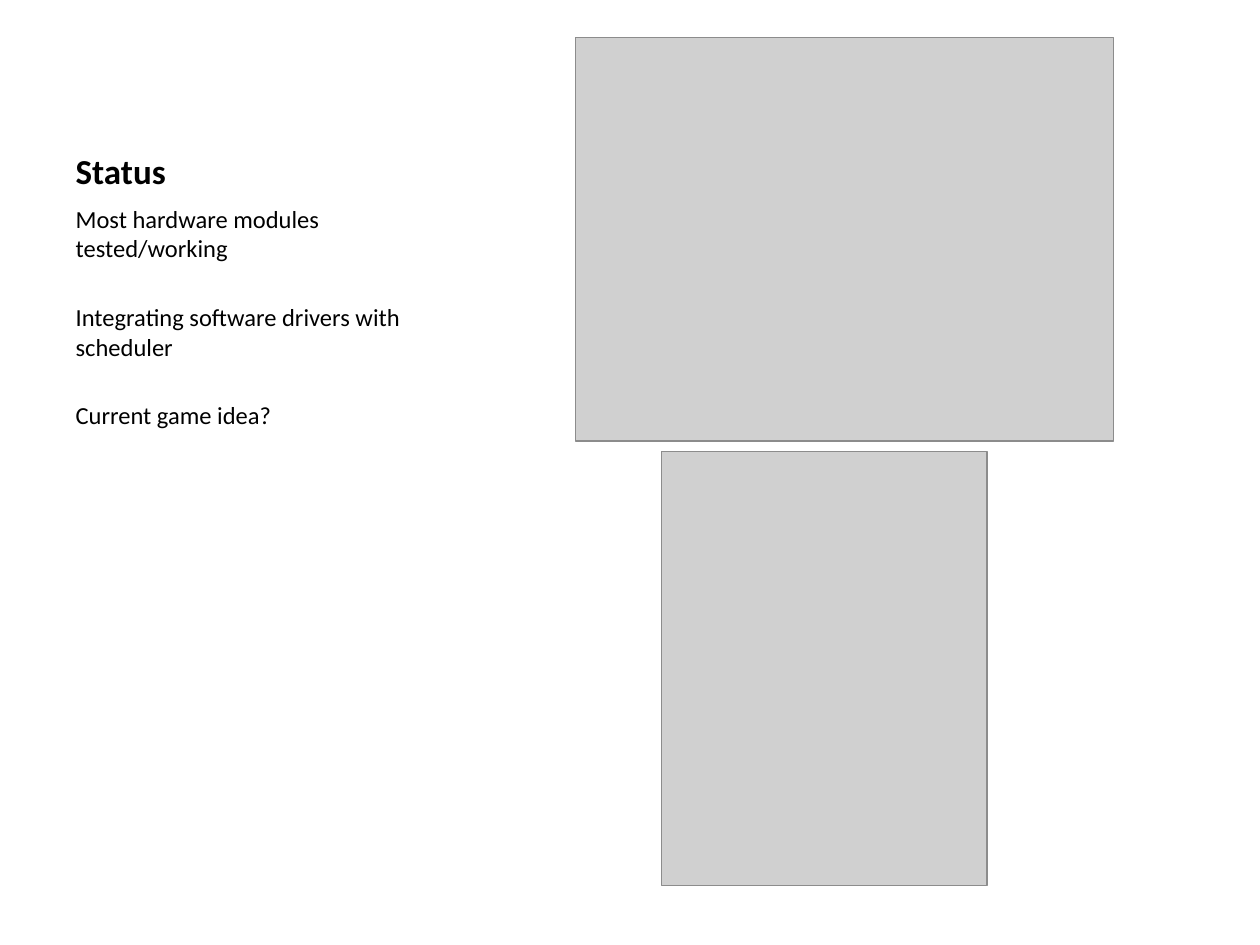
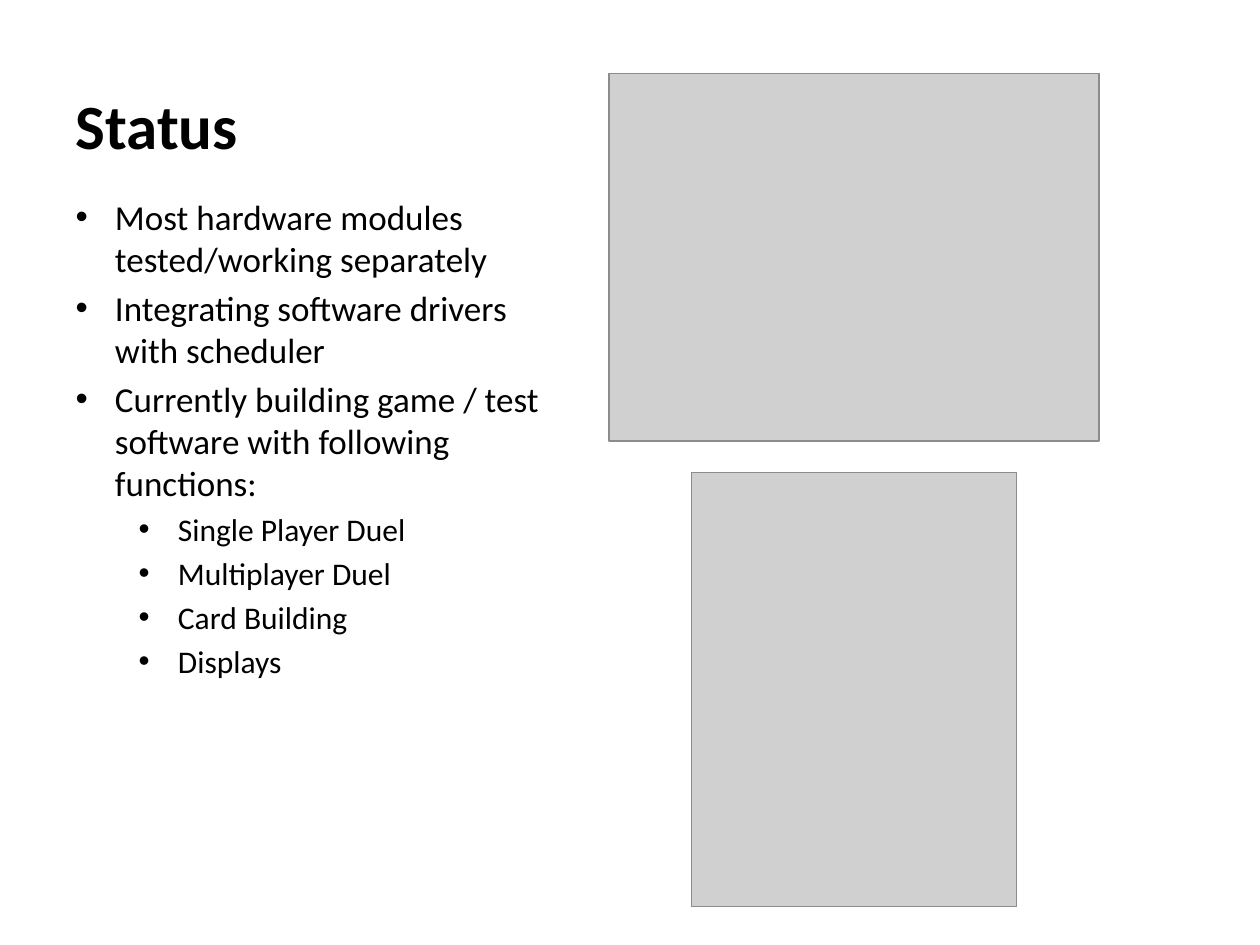
Before and after one commit to horsetailfiddlehead/ee478, a slide deck: slide 11 of Final Project/Documentation/Kaiba_Corp_Presentation.pptx (slide 13 before the commit). Drawn at 1260x945 pixels with LibreOffice and Linux fonts; fonts in the diff are those of the drawing; grey boxes stand for pictures. Boxes give left, top, right and bottom in pixels: in the first picture for what was removed or moved away, otherwise in the second. Text is boxed around its words. In the diff, an @@ line names an element or a change of style, - is before the commit and + after.

Commit message:
Presentation
Presentation

```diff
--- a/Final Project/Documentation/Kaiba_Corp_Presentation.pptx
+++ b/Final Project/Documentation/Kaiba_Corp_Presentation.pptx
@@ title "Status" at bbox=[76, 107, 238, 150]: size 20 to 36 pt @@
@@ picture: place and size @@
-picture at bbox=[576, 38, 1114, 441]
+picture at bbox=[609, 73, 1099, 441]
@@ text "Most hardware modules tested/working separately": place and size @@
-text "Most hardware modules tested/working separately" at bbox=[76, 211, 399, 429]
+text "Most hardware modules tested/working separately" at bbox=[115, 205, 539, 678]
@@ text at bbox=[115, 205, 487, 278]: text changed; size 14 to 20 pt @@
-Most hardware modules tested/working
+• Most hardware modules tested/working separately
@@ text at bbox=[115, 296, 507, 364]: size 14 to 20 pt in "Integrating software drivers with scheduler"; bullet none to •; more space between paragraphs @@
@@ text at bbox=[115, 387, 539, 678]: text changed; size 14 to 20 pt @@
-Current game idea?
+• Currently building game / test software with following functions:
+  • Single Player Duel
+  • Multiplayer Duel
+  • Card Building
+  • Displays
@@ picture: place and size @@
-picture at bbox=[662, 451, 987, 885]
+picture at bbox=[692, 472, 1017, 906]
```
Also in this commit, not shown: 8 other slides changed, 2 slides removed.
